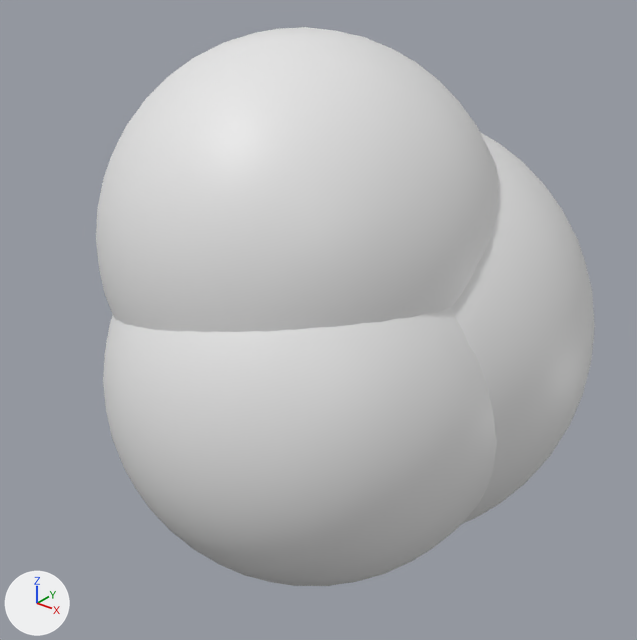
What one commit did to the glTF model public/data/meshes/asp-ball.glb.
Both versions are drawn from a camera (50 mm lens) standing at (54.47, -57.61, -1.96) and looking at (37.36, -36.22, -15.23). The lights are fixed; the arrows at lower left show +X, +Y and +Z. The older version comes first.

Before the edit, the objects in view are built like this:
```python
me_asp_ball = bpy.data.meshes.new('asp-ball')
me_asp_ball.from_pydata(...)  # an icosphere of 1280 faces spanning x -0.82..0.88, y -0.7..0.99, z -1.0..0.7; an icosphere of 1280 faces spanning x -0.42..0.85, y -0.4..0.87, z -0.79..0.48; an icosphere of 1280 faces spanning x -0.81..0.64, y -0.88..0.58, z -0.46..1.0; an icosphere of 1280 faces spanning x -0.68..0.44, y -0.51..0.61, z -0.56..0.56; an icosphere of 1280 faces spanning x -0.88..0.56, y -0.69..0.75, z -0.64..0.81; an icosphere of 1280 faces spanning x -0.73..0.79, y -0.99..0.53, z -0.97..0.55
ob_asp_ball = bpy.data.objects.new('asp-ball', me_asp_ball)
ob_asp_ball.location = (37.94, -35.5, -14.53)
ob_asp_ball.scale = (8.95, 8.95, 8.95)
```
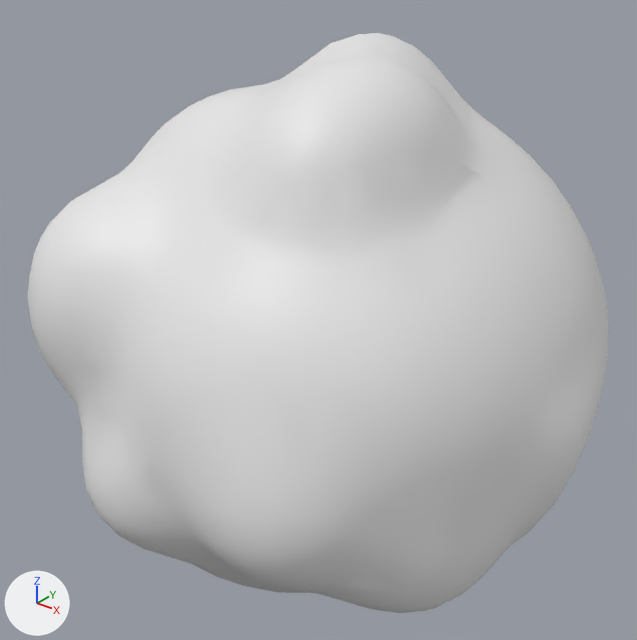
What differs and where, as boxes [x1, y1, x2, y2] in the pictures (637 x 640 px):
'asp-ball', reshaped, moved, rescaled (16% wider): before [96, 27, 595, 586]; after [28, 33, 609, 613]
part 1 of me_asp_ball, rebuilt: before [451, 132, 595, 524]; after [28, 33, 609, 613]
part 2 of me_asp_ball, deleted: before [96, 27, 499, 332]
part 3 of me_asp_ball, deleted: before [103, 307, 497, 586]

Diff of the bpy script that builds the scene:
```diff
--- a/public/data/meshes/asp-ball.glb.py
+++ b/public/data/meshes/asp-ball.glb.py
@@ me_asp_ball @@
 # used by ob_asp_ball; location = (37.94, -35.5, -14.53); scale = (8.95, 8.95, 8.95)
-me_asp_ball.from_pydata(...)  # 3852 vertices, 7680 faces; spans x -0.88..0.88, y -0.99..0.99, z -1.0..1.0
+me_asp_ball.from_pydata(...)  # 1315 vertices, 2626 faces; spans x -0.96..0.96, y -0.96..0.96, z -1.0..1.0
+# me_asp_ball part 1: the loose piece of 642 vertices spanning x -0.82..0.88, y -0.7..0.99, z -1.0..0.7 is rebuilt with 1315 vertices and now spans x -0.96..0.96, y -0.96..0.96, z -1.0..1.0
+# me_asp_ball part 2: the loose piece of 642 vertices spanning x -0.81..0.64, y -0.88..0.58, z -0.46..1.0 is deleted
+# me_asp_ball part 3: the loose piece of 642 vertices spanning x -0.73..0.79, y -0.99..0.53, z -0.97..0.55 is deleted
+# other edits to the shape of me_asp_ball do not show in these pictures
@@ ob_asp_ball @@
 ob_asp_ball = bpy.data.objects.new('asp-ball', me_asp_ball)
-ob_asp_ball.location = (37.94, -35.5, -14.53)
-ob_asp_ball.scale = (8.95, 8.95, 8.95)
+ob_asp_ball.location = (37.75, -36.19, -15.52)
+ob_asp_ball.scale = (9.63, 9.63, 9.63)
```
